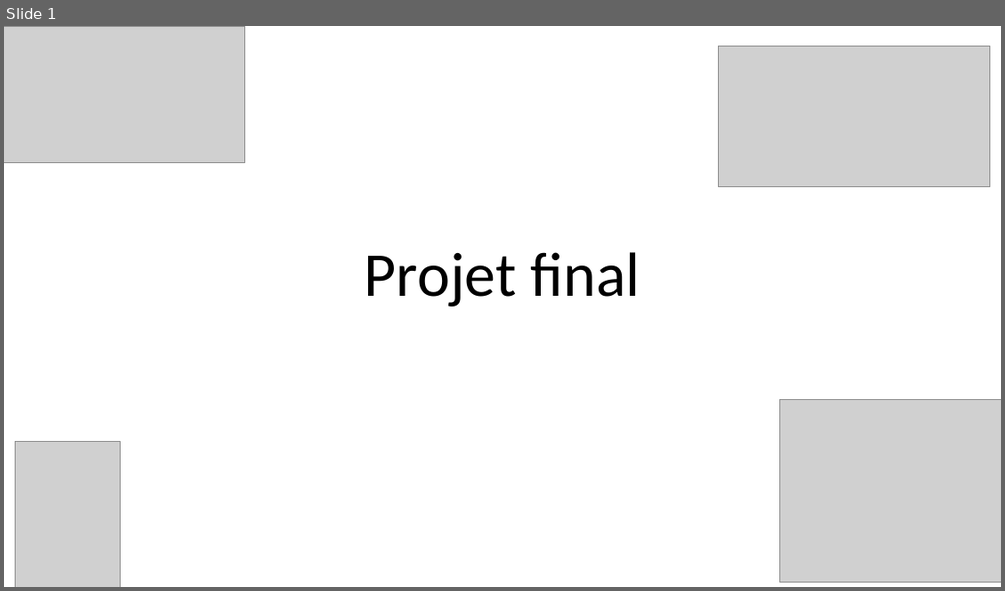
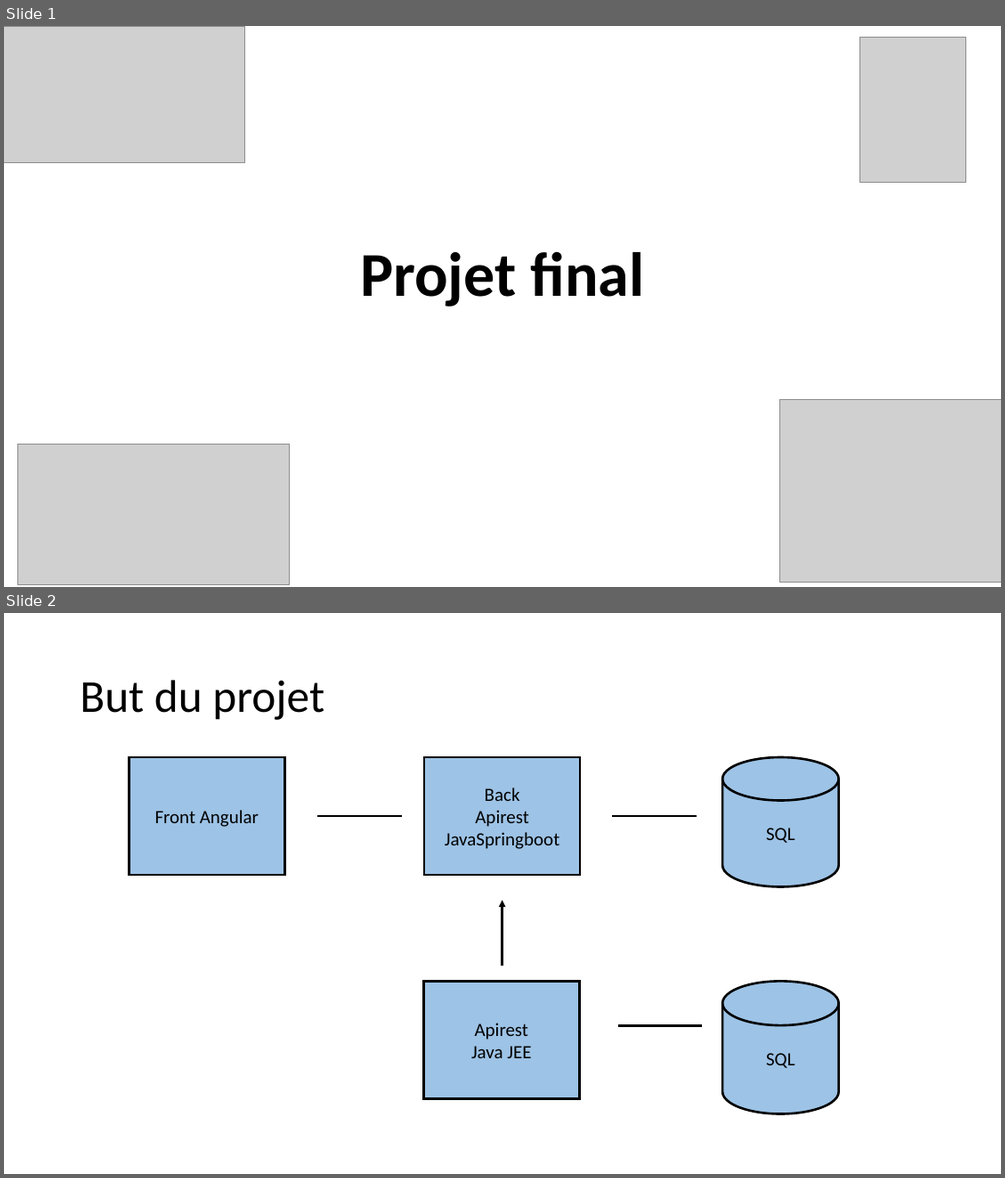
Before and after one commit to AlexaBou/project-history, a slide deck: Projet final.pptx. Shown one above the other, each under a label of ours: slide 1 before the commit, slides 1 and 2 after it. The pictures are 1005x591 and 1005x1178 pixels, drawn with LibreOffice and Linux fonts; fonts in the diff are those of the drawing; grey boxes stand for pictures. Boxes give left, top, right and bottom in pixels: in the first picture for what was removed or moved away, otherwise in the second. Text is boxed around its words. In the diff, an @@ line names an element or a change of style, - is before the commit and + after.

```diff
--- a/Projet final.pptx
+++ b/Projet final.pptx
@@ slide 2 added at (4,613,1001,1174), background #FFFFFF @@
@@ title added at (80,680,324,720), 44 pt, text #000000 @@
+But du projet
@@ rectangle added at (129,757,284,875), fill #9DC3E6, outline #000000 2.25 pt, 18 pt, text #000000 @@
+Front Angular
@@ rectangle added at (424,757,580,875), fill #9DC3E6, outline #000000 2.25 pt, 18 pt, text #000000 @@
+Back
+Apirest
+JavaSpringboot
@@ cylinder added at (722,757,839,887), fill #9DC3E6, outline #000000 2.25 pt, 18 pt, text #000000 @@
+SQL
@@ line added from (317, 816) to (402, 816), #000000 2.25 pt @@
@@ line added from (612, 816) to (696, 816), #000000 2.25 pt @@
@@ arrow added from (502, 965) to (502, 900), #000000 2.25 pt @@
@@ rectangle added at (423,981,579,1098), fill #9DC3E6, outline #000000 2.25 pt, 18 pt, text #000000 @@
+Apirest
+Java JEE
@@ cylinder added at (722,981,839,1114), fill #9DC3E6, outline #000000 2.25 pt, 18 pt, text #000000 @@
+SQL
@@ line added from (618, 1026) to (703, 1026), #000000 2.25 pt @@
@@ slide 1 changed as well @@
@@ picture: place and size @@
-picture at (16,441,121,587)
+picture at (860,38,966,183)
@@ title "Projet final" at (360,251,645,306): bold on @@
@@ picture: place and size @@
-picture at (718,46,990,187)
+picture at (17,444,290,585)
```
Also in this commit, not shown: 3 other slides changed, 6 other slides added.
